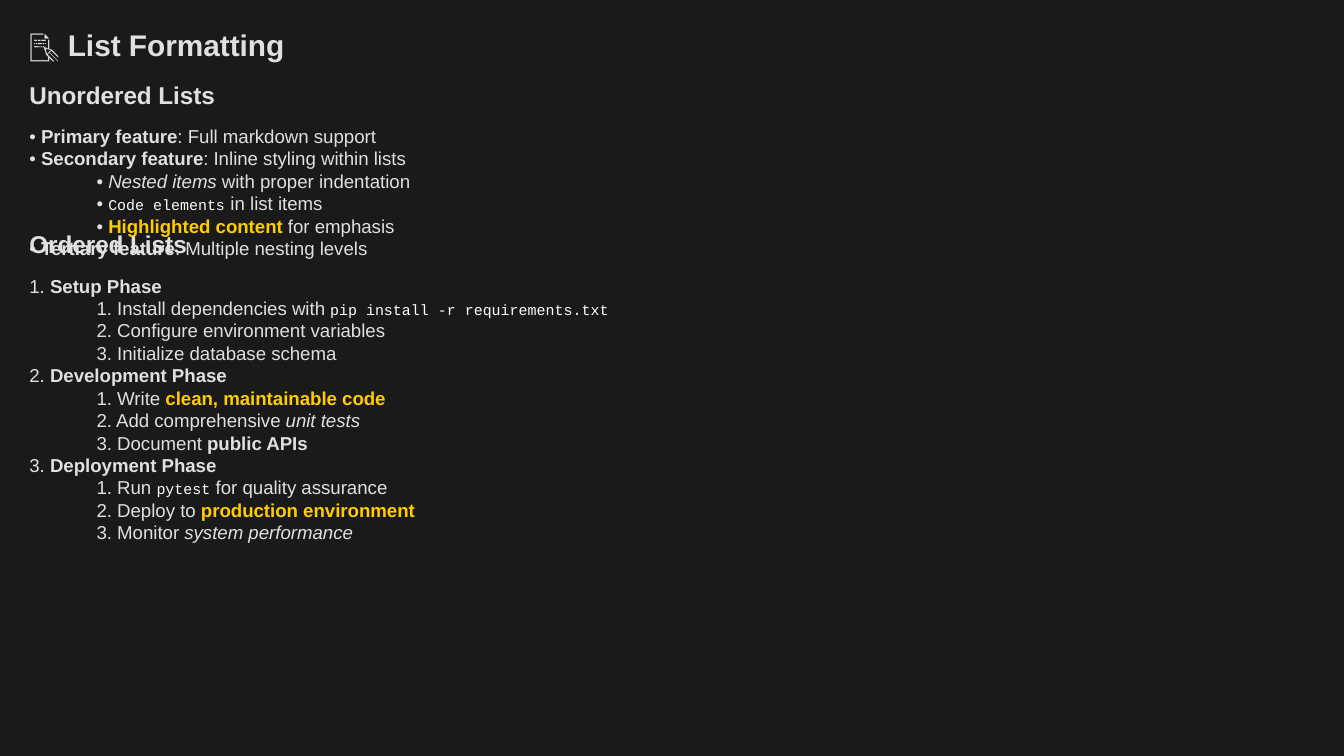
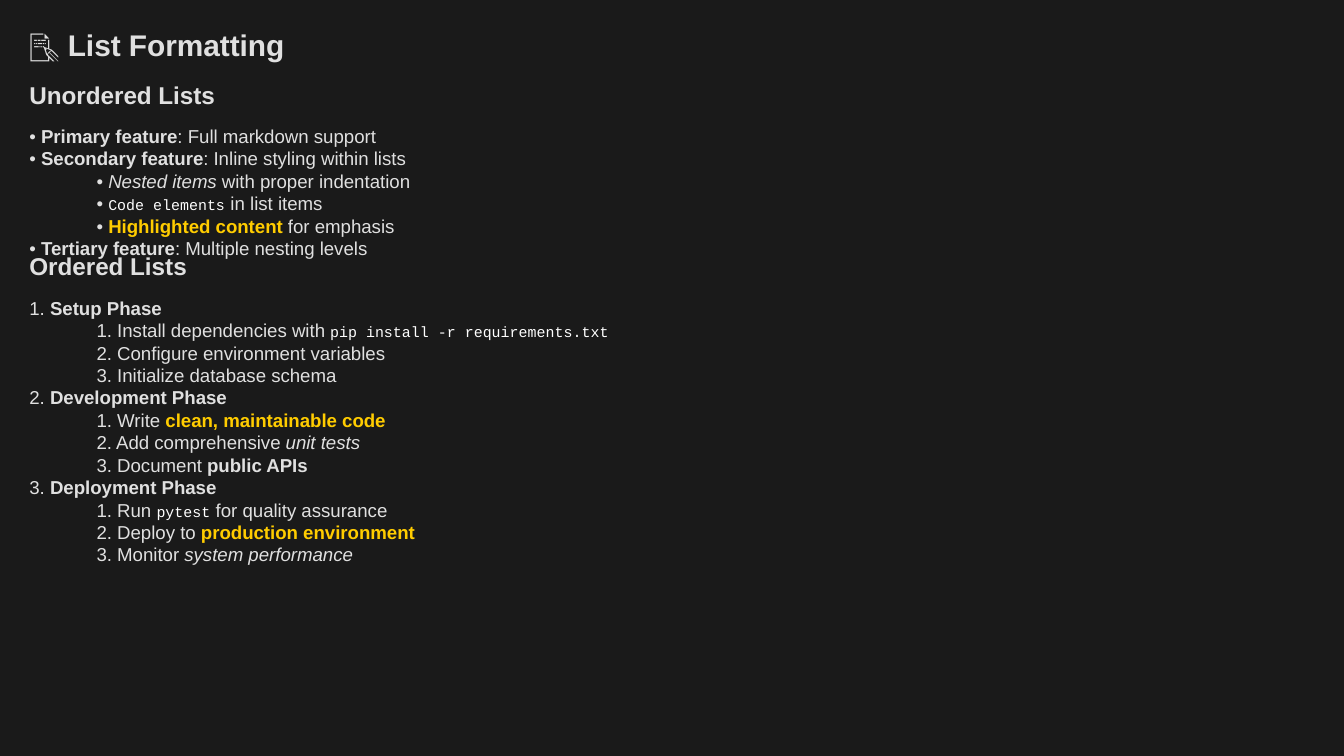
Before and after one commit to louisazhou/slidegenerator, a slide deck: slide 7 of output/comprehensive_demo_dark.pptx. Drawn at 1344x756 pixels with LibreOffice and Linux fonts; fonts in the diff are those of the drawing. Boxes give left, top, right and bottom in pixels: in the first picture for what was removed or moved away, otherwise in the second. Text is boxed around its words. In the diff, an @@ line names an element or a change of style, - is before the commit and + after.

```diff
--- a/output/comprehensive_demo_dark.pptx
+++ b/output/comprehensive_demo_dark.pptx
@@ text "Ordered Lists" rewrapped from (29,235,123,259) to (29,256,187,276) @@
@@ text "1. Setup Phase": place and size @@
-text "1. Setup Phase" at (29,279,609,543)
+text "1. Setup Phase" at (29,301,609,565)
```
Also in this commit, not shown: 9 other slides changed, 14 other files.
